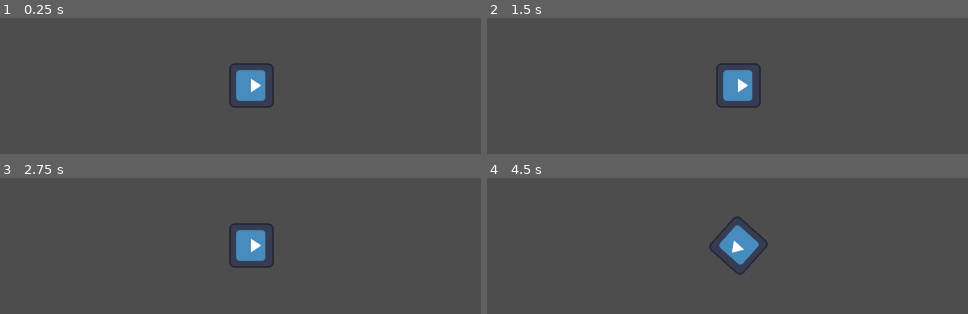
Above: before the commit, frames 1-4 (two rows, left to right).
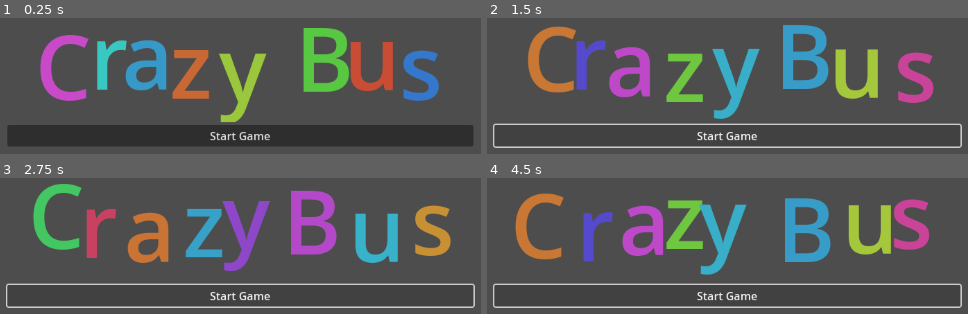
Above: after the commit, the same moments.

Repository: Snakatakka/crazy-busi
Game: Godot game, scene res://scenes/menus/startMenu.tscn
The game is run twice, just before and just after one commit, with the same random seed, the same clock (stepped at 60 frames per second) and the same inputs. Before the commit the project starts from res://Test.tscn. The engine's default icon, where the game draws it, is replaced by a stand-in: a white triangle on a blue panel in a dark square.
Inputs (mouse positions are in pixels of both pictures, inside the frame that each line leads up to):
- Up to frame 1 (0.25 s): no input
- Up to frame 2 (1.5 s): click (727, 136) at 0.5 s, where only the run after the commit has a clickable "Start Game"; click (727, 136) at 1.25 s, where only the run after the commit has a clickable "Start Game"
- Up to frame 3 (2.75 s): tap Enter at 2 s; hold D (right) from 2.03 s (still down); tap Alt at 2.1 s
- Up to frame 4 (4.5 s): release D (right) at 2.78 s; hold S (down) 2.78-3.53 s; tap Shift at 2.85, 4.35 s; hold D (right) 3.53-4.28 s; tap Alt at 3.6 s; hold W (up) from 4.28 s (still down)

The runs differ from the first frame. In frame 1, 31% of the frame differs, in the area x 1-99%, y 7-95%; in frame 2, 19%; in frame 3, 19%; in frame 4, 19%.

Commit message:
more organization!

Diff:
--- a/project.godot
+++ b/project.godot
@@ -11,7 +11,7 @@
 [application]
 
 config/name="bus game"
-run/main_scene="uid://j2y1411io0we"
+run/main_scene="uid://bqqfhrkwhg7bh"
 config/features=PackedStringArray("4.5", "GL Compatibility")
 config/icon="res://assets/images/icon.svg"
 
--- /dev/null
+++ b/scenes/levels/1.tscn
@@ -0,0 +1,3 @@
+[gd_scene format=3 uid="uid://c2hu3qydunxo3"]
+
+[node name="1" type="Node2D"]
--- /dev/null
+++ b/scenes/levels/2.tscn
@@ -0,0 +1,3 @@
+[gd_scene format=3 uid="uid://do2o8brmhn5id"]
+
+[node name="2" type="Node2D"]
--- /dev/null
+++ b/scenes/levels/3.tscn
@@ -0,0 +1,3 @@
+[gd_scene format=3 uid="uid://jbkf1q0nu32n"]
+
+[node name="3" type="Node2D"]
--- /dev/null
+++ b/scenes/menus/finalScore.tscn
@@ -0,0 +1,5 @@
+[gd_scene format=3 uid="uid://bvln0qjqjg8be"]
+
+[node name="finalScore" type="Node2D"]
+
+[node name="camera" type="Camera2D" parent="."]
--- /dev/null
+++ b/scenes/menus/startMenu.tscn
@@ -0,0 +1,24 @@
+[gd_scene format=3 uid="uid://bqqfhrkwhg7bh"]
+
+[node name="StartMenu" type="Node2D"]
+
+[node name="camera" type="Camera2D" parent="."]
+
+[node name="VBoxContainer" type="VBoxContainer" parent="."]
+offset_left = -352.0
+offset_top = -192.0
+offset_right = 320.0
+offset_bottom = 158.0
+pivot_offset = Vector2(352, 192)
+alignment = 1
+
+[node name="RichTextLabel" type="RichTextLabel" parent="VBoxContainer"]
+layout_mode = 2
+theme_override_font_sizes/normal_font_size = 128
+bbcode_enabled = true
+text = "[tornado][rainbow] Crazy Bus[/rainbow] [/tornado]"
+fit_content = true
+
+[node name="Button" type="Button" parent="VBoxContainer"]
+layout_mode = 2
+text = "Start Game"
--- a/scenes/stop/stop.gd
+++ b/scenes/stop/stop.gd
@@ -1,4 +1,8 @@
 extends Area2D
+
+@export var currentStop = 0
+@onready var stopTimer: Timer = $stopTimer
+var playerInStopRadius = false
 
 var stops = {
 	'1' = {
@@ -13,11 +17,6 @@
 	},
 }
 
-@export var currentStop = 0
-@onready var stopTimer: Timer = $stopTimer
-var playerInStopRadius = false
-
-
 # Called when the node enters the scene tree for the first time.
 func _ready() -> void:
 	pass
@@ -25,7 +24,6 @@
 # Called every frame. 'delta' is the elapsed time since the previous frame.
 func _process(delta: float) -> void:
 	if playerInStopRadius:
-		# print(stopTimer.time_left)
 		if stopTimer.is_stopped():
 			stopTimer.start()
 
@@ -41,3 +39,6 @@
 	currentStop += 1
 	if currentStop < (len(stops['1']['stopPositions'])):
 		position = stops['1']['stopPositions'][currentStop]
+		position = stops['1']['stopRotations'][currentStop]
+	else:
+		get_tree().change_scene_to_file("res://scenes/menus/finalScore.tscn")
